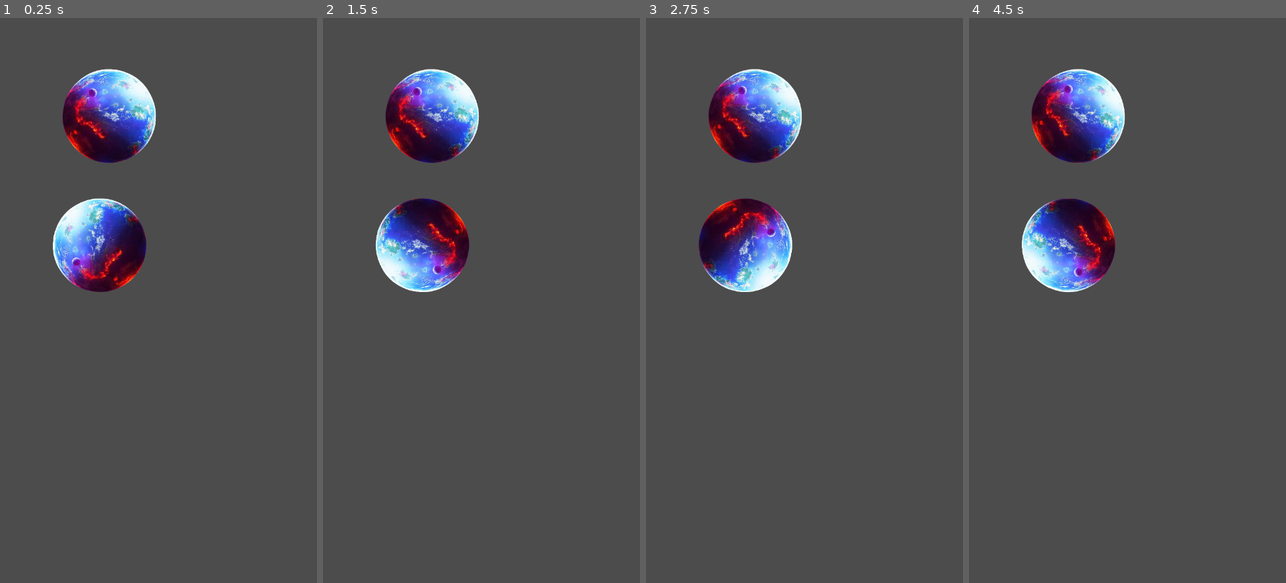
Above: before the commit, frames 1-4 (left to right).
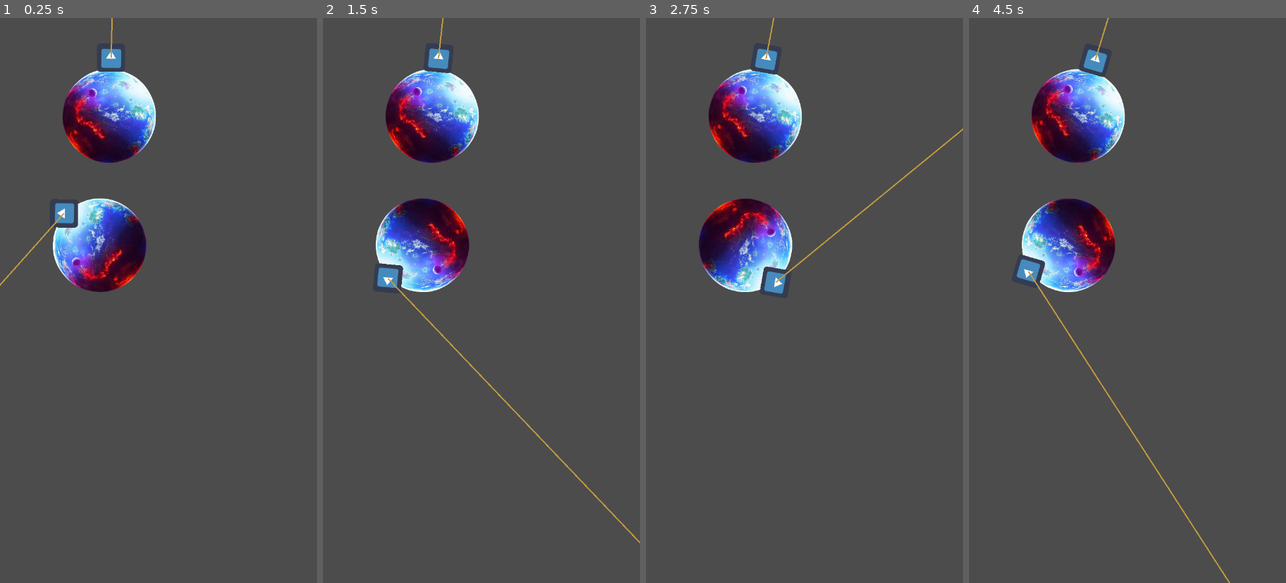
Above: after the commit, the same moments.

Repository: patryelt/RootOfEvil
Game: Godot game, scene res://scenes/Game.tscn
Same seed, same stepped clock (60 frames per second), same inputs: the game is played once before the commit and once after it. The engine's default icon, where the game draws it, is replaced by a stand-in: a white triangle on a blue panel in a dark square.
Inputs:
- Up to frame 1 (0.25 s): no input
- Up to frame 2 (1.5 s): no input
- Up to frame 3 (2.75 s): no input
- Up to frame 4 (4.5 s): no input

The runs differ from the first frame. In frame 1, 0.7% of the frame differs, in the area x 0-39%, y 0-48%; in frame 2, 0.9%; in frame 3, 0.8%; in frame 4, 0.9%, in the area x 14-83%, y 0-100%.

Commit message:
Add Player scene
Draw a jump direction ray depending on its planets speed

Diff:
--- a/scenes/Game.tscn
+++ b/scenes/Game.tscn
@@ -1,13 +1,20 @@
-[gd_scene load_steps=2 format=2]
+[gd_scene load_steps=3 format=2]
 
-[ext_resource path="res://scenes/Planet.tscn" type="PackedScene" id=1]
+[ext_resource path="res://scenes/Player/Player.tscn" type="PackedScene" id=1]
+[ext_resource path="res://scenes/Planet.tscn" type="PackedScene" id=2]
 
 [node name="Game" type="Node2D"]
 
-[node name="Planet2" parent="." instance=ExtResource( 1 )]
+[node name="Planet2" parent="." instance=ExtResource( 2 )]
 position = Vector2( 248, 222 )
 rotation_speed = 0.0
 
-[node name="Planet" parent="." instance=ExtResource( 1 )]
+[node name="Player" parent="Planet2" instance=ExtResource( 1 )]
+position = Vector2( 2, -132 )
+
+[node name="Planet" parent="." instance=ExtResource( 2 )]
 position = Vector2( 226, 515 )
 direction = -1
+
+[node name="Player" parent="Planet" instance=ExtResource( 1 )]
+position = Vector2( 71, -82 )
--- /dev/null
+++ b/scenes/Player/Player.gd
@@ -0,0 +1,28 @@
+extends Node2D
+
+var planet : Node2D
+onready var jump_ray = $JumpRay
+
+func _ready():
+	planet = get_parent()
+
+func _get_jump_direction():
+	var up_direction = (self.position).normalized()
+	var forward_direction = Vector2(up_direction.y, up_direction.x)
+	if planet.direction == 1:
+		forward_direction.x = -forward_direction.x
+	else:
+		forward_direction.y = -forward_direction.y
+	return up_direction.linear_interpolate(forward_direction, planet.rotation_speed)
+
+func jump():
+	var jump_direction = _get_jump_direction()
+	# TODO
+
+func _show_jump_ray():
+	var jump_direction = _get_jump_direction()
+	jump_ray.set_point_position(1, jump_direction * 1000)
+
+func _process(delta):
+	_show_jump_ray()
+	pass
--- /dev/null
+++ b/scenes/Player/Player.tscn
@@ -0,0 +1,23 @@
+[gd_scene load_steps=4 format=2]
+
+[ext_resource path="res://icon.png" type="Texture" id=1]
+[ext_resource path="res://scenes/Player/Player.gd" type="Script" id=2]
+
+[sub_resource type="CircleShape2D" id=1]
+
+[node name="Player" type="Node2D"]
+script = ExtResource( 2 )
+
+[node name="Sprite" type="Sprite" parent="."]
+texture = ExtResource( 1 )
+
+[node name="Area2D" type="Area2D" parent="Sprite"]
+
+[node name="CollisionShape2D" type="CollisionShape2D" parent="Sprite/Area2D"]
+scale = Vector2( 3, 3 )
+shape = SubResource( 1 )
+
+[node name="JumpRay" type="Line2D" parent="."]
+points = PoolVector2Array( 0, 0, 0, 100 )
+width = 3.0
+default_color = Color( 0.772549, 0.615686, 0.247059, 1 )
